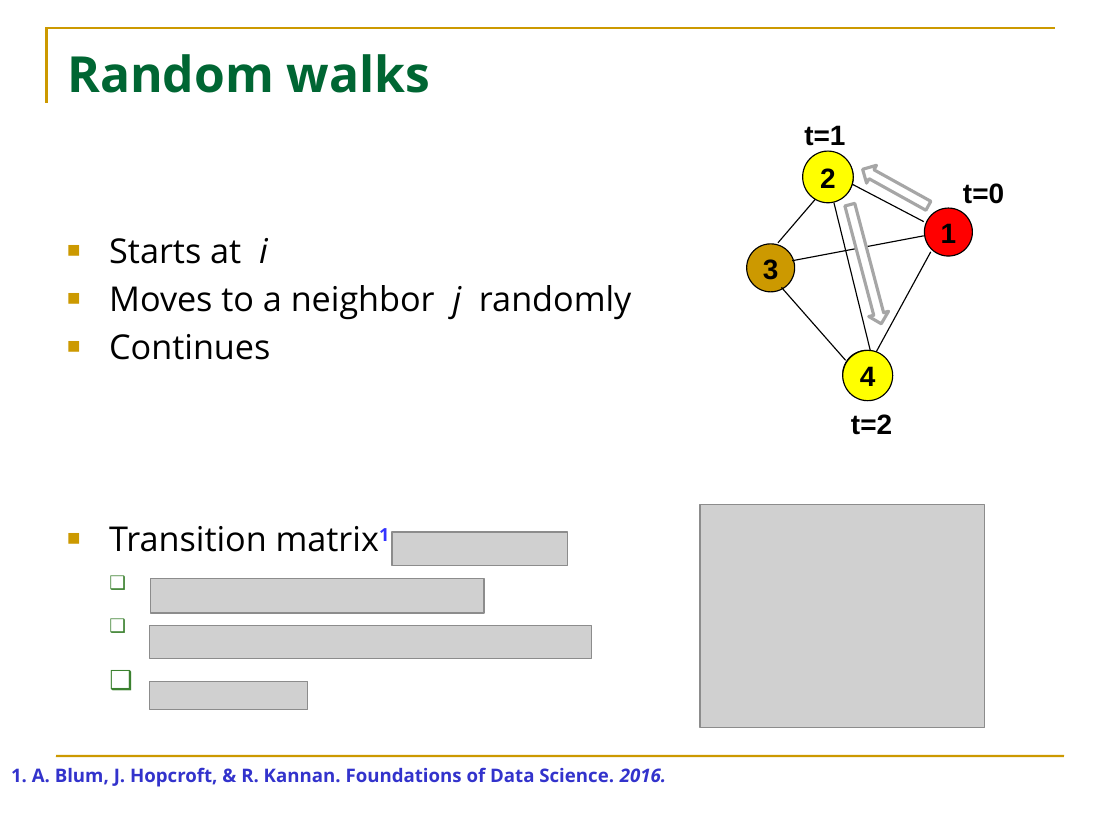
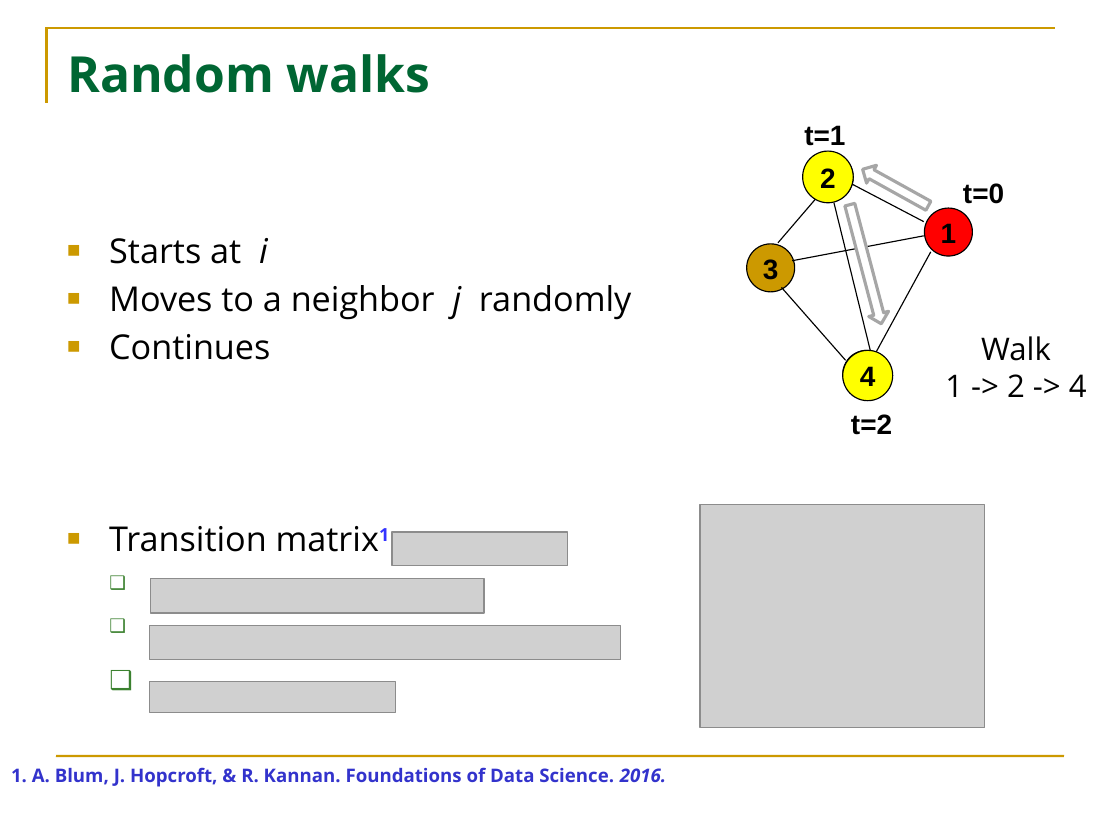
Before and after one commit to HuanSGT/rw-dir-prox, a slide deck: slide 5 of rw-pdf.pptx. Drawn at 1120x840 pixels with LibreOffice and Linux fonts; fonts in the diff are those of the drawing; grey boxes stand for pictures. Boxes give left, top, right and bottom in pixels: in the first picture for what was removed or moved away, otherwise in the second. Text is boxed around its words. In the diff, an @@ line names an element or a change of style, - is before the commit and + after.

```diff
--- a/rw-pdf.pptx
+++ b/rw-pdf.pptx
@@ text added at (x1=945, y1=336, x2=1087, y2=397), 20 pt, text #000000 @@
+Walk
+1 -> 2 -> 4
@@ picture resized from (x1=149, y1=625, x2=591, y2=657) to (x1=149, y1=625, x2=620, y2=660) @@
@@ picture resized from (x1=149, y1=681, x2=308, y2=709) to (x1=149, y1=681, x2=394, y2=712) @@
```
Also in this commit, not shown: 4 other slides changed, 2 other files.
